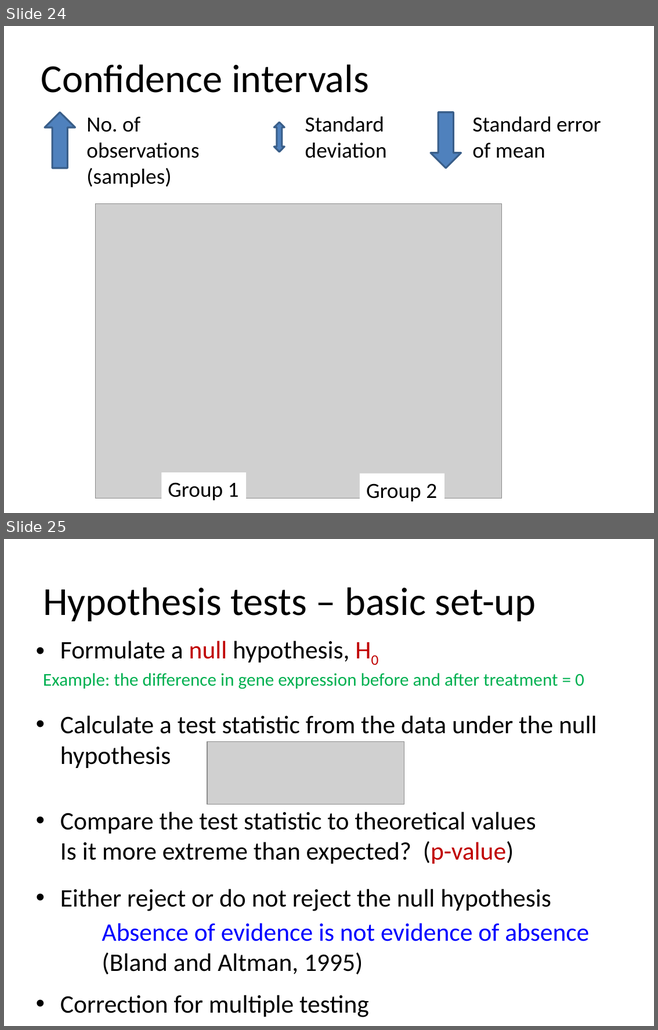
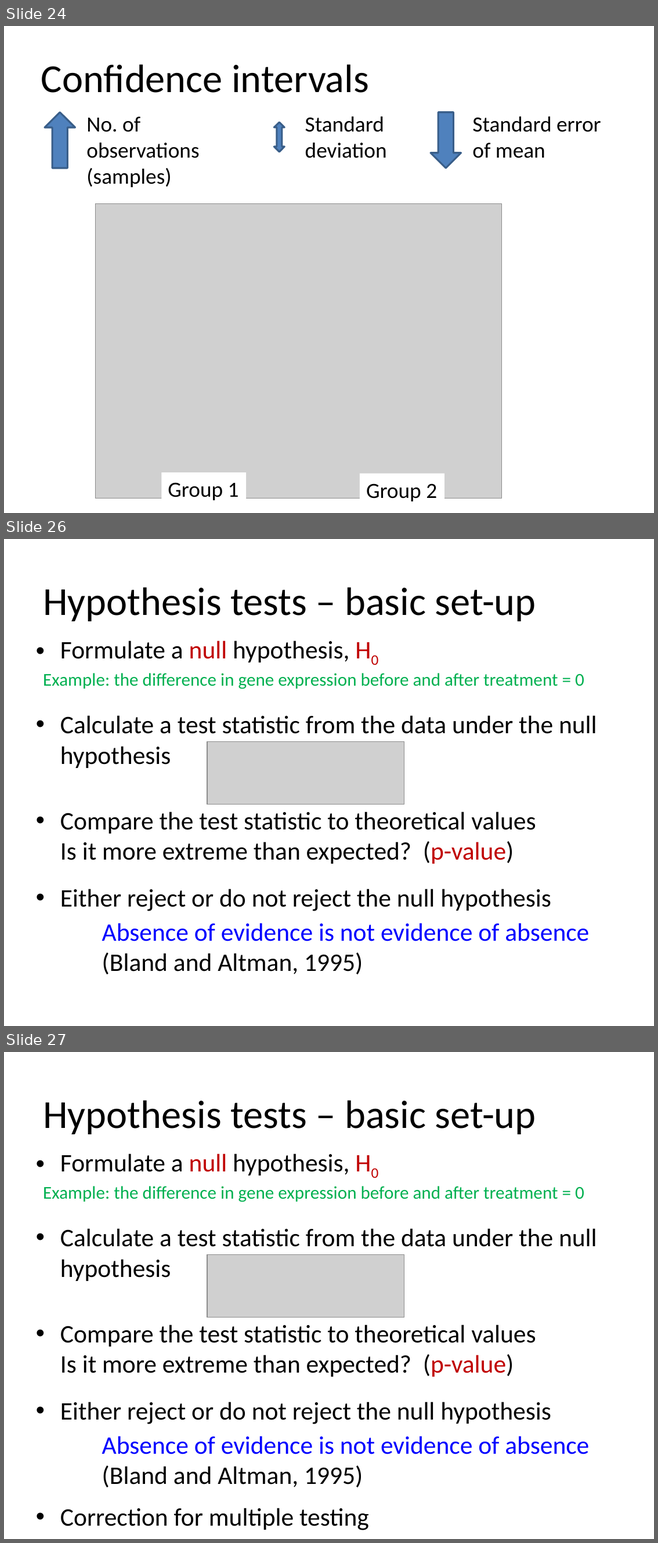
Before and after one commit to bioinformatics-core-shared-training/IntroductionToStats, a slide deck: StatsIntroShiny_Oct2016.pptx. Shown one above the other, each under a label of ours: slides 24 and 25 before the commit, slides 24, 26 and 27 after it; the slides between them are not shown. The pictures are 658x1030 and 658x1543 pixels, drawn with LibreOffice and Linux fonts; fonts in the diff are those of the drawing; grey boxes stand for pictures. Boxes give left, top, right and bottom in pixels: in the first picture for what was removed or moved away, otherwise in the second. Text is boxed around its words. In the diff, an @@ line names an element or a change of style, - is before the commit and + after.

```diff
--- a/StatsIntroShiny_Oct2016.pptx
+++ b/StatsIntroShiny_Oct2016.pptx
@@ slide 26 added at bbox=[4, 539, 654, 1026], background #FFFFFF @@
@@ title added at bbox=[43, 587, 536, 621], 44 pt, text #000000 @@
+Hypothesis tests – basic set-up
@@ text added at bbox=[60, 641, 597, 911], 28 pt, text #000000 @@
+• Formulate a null hypothesis, H0
+• Calculate a test statistic from the data under the null hypothesis
+• Compare the test statistic to theoretical values
+  Is it more extreme than expected? (p-value)
+• Either reject or do not reject the null hypothesis
@@ text added at bbox=[43, 673, 584, 689], 20 pt, text #00B050 @@
+  Example: the difference in gene expression before and after treatment = 0
@@ picture added at bbox=[206, 741, 404, 804] @@
@@ text added at bbox=[102, 923, 589, 975], 28 pt, text #0000FF @@
+Absence of evidence is not evidence of absence
+(Bland and Altman, 1995)
@@ what was slide 25 is now slide 27 @@
```
Also in this commit, not shown: 1 other slide added.
